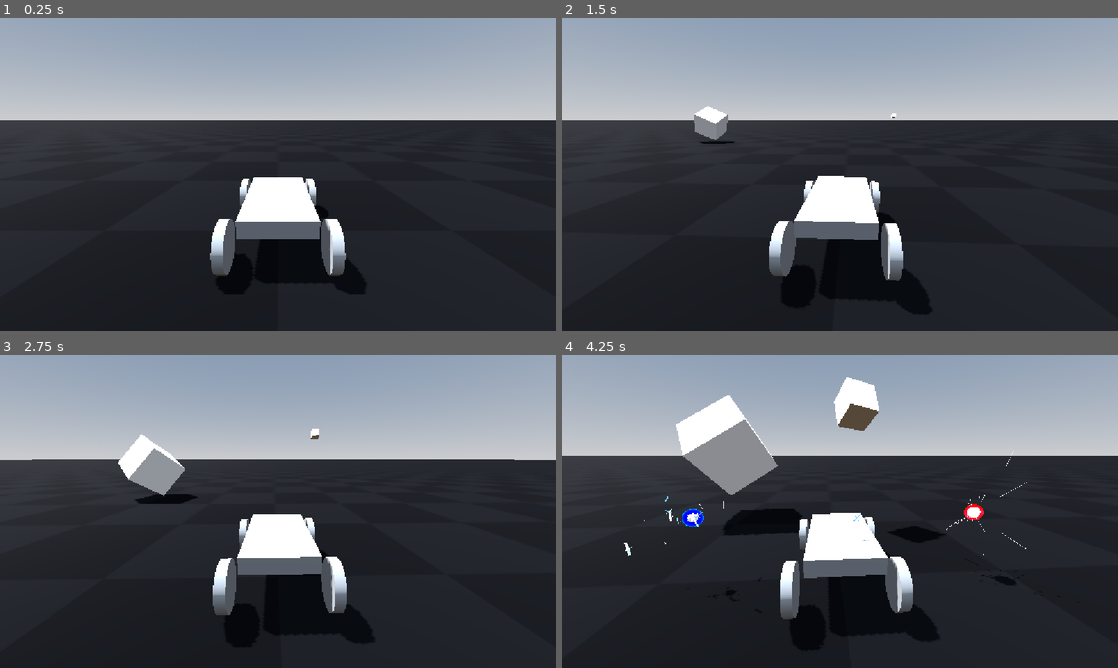
Above: before the commit, frames 1-4 (two rows, left to right).
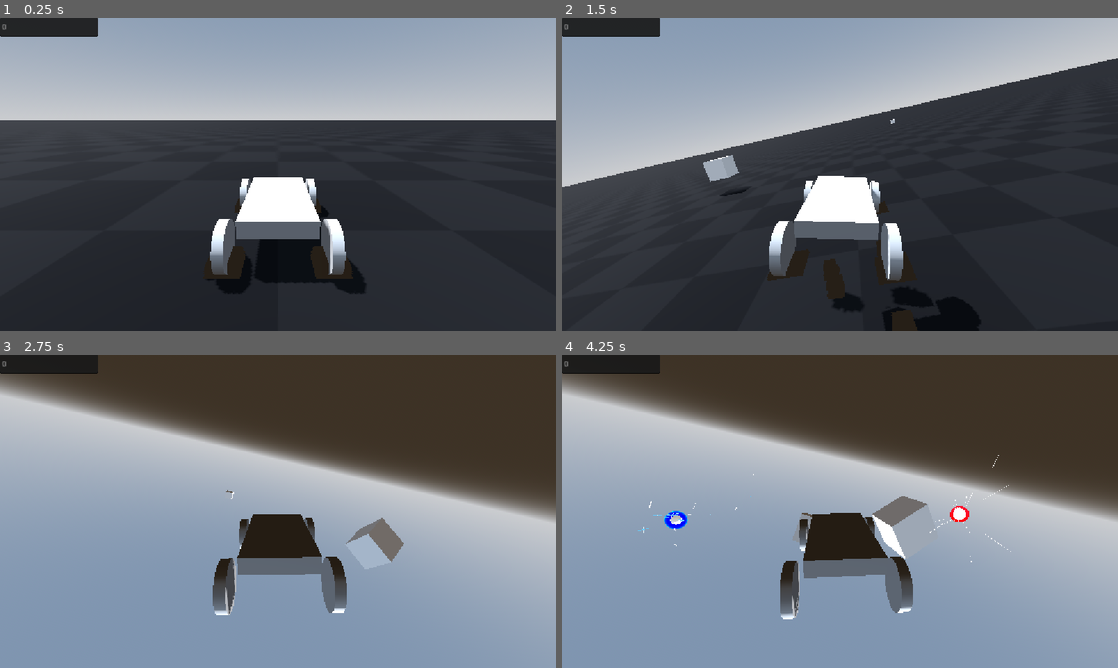
Above: after the commit, the same moments.

Repository: CalvinSti/3D-Test
Game: Godot game, scene res://node_3d.tscn
Two runs of this game, one before a commit and one after it. Both use one fixed random seed, a clock stepped at 60 frames per second and the inputs below.
Inputs (mouse positions are in pixels of both pictures, inside the frame that each line leads up to):
- Up to frame 1 (0.25 s): no input
- Up to frame 2 (1.5 s): move the mouse to (867, 174) at 0.52 s; hold W (Forward) from 0.53 s (still down); tap F (Ability) at 0.6 s; tap Space (Jump) at 0.77 s; tap R (R) at 0.8, 1.35 s; move the mouse to (812, 174) at 1.27 s
- Up to frame 3 (2.75 s): keep holding W (Forward); tap Space (Jump) at 1.52 s; tap F (Ability) at 1.55, 2.1 s; move the mouse to (289, 505) at 2.02 s; tap R (R) at 2.3 s
- Up to frame 4 (4.25 s): keep holding W (Forward); move the mouse to (834, 517) at 2.77 s; tap R (R) at 2.85, 3.8 s; tap Space (Jump) at 3.02, 3.77 s; tap F (Ability) at 3.05, 3.6 s; move the mouse to (878, 514) at 3.52 s

The runs differ from the first frame. In frame 1, 1.7% of the frame differs, in the area x 0-66%, y 0-89%; in frame 2, 22%; in frame 3, 94%; in frame 4, 95%, in the area x 0-100%, y 0-100%.

Commit message:
Add files via upload

Diff:
--- a/Car.tscn
+++ b/Car.tscn
@@ -1,10 +1,17 @@
-[gd_scene load_steps=6 format=3 uid="uid://f0ksna43wg02"]
+[gd_scene load_steps=8 format=3 uid="uid://f0ksna43wg02"]
 
 [ext_resource type="Script" uid="uid://he5t4lcsaahd" path="res://vehicle_body_3d.gd" id="1_1k6jk"]
+[ext_resource type="PackedScene" uid="uid://cils26v842ulj" path="res://gpu_particles_3d.tscn" id="2_y2uan"]
 
-[sub_resource type="Curve" id="Curve_1k6jk"]
-_data = [Vector2(0, 1), 0.0, 0.0, 0, 0, Vector2(1, 0.1171875), 0.0, 0.0, 0, 0]
-point_count = 2
+[sub_resource type="PhysicsMaterial" id="PhysicsMaterial_y2uan"]
+friction = 0.0
+rough = true
+absorbent = true
+
+[sub_resource type="Curve" id="Curve_y2uan"]
+_limits = [0.0, 10.0, 0.0, 1.0]
+_data = [Vector2(0, 10), 0.0, -8.454682, 0, 0, Vector2(0.46604943, 8.9580765), -3.6517427, -3.6517427, 0, 0, Vector2(0.675926, 8.316893), -3.387119, -3.387119, 0, 0, Vector2(0.8611112, 7.7558565), -3.24599, -3.24599, 0, 0, Vector2(1, 7.1146727), -19.134287, 0.0, 0, 0]
+point_count = 5
 
 [sub_resource type="BoxMesh" id="BoxMesh_1k6jk"]
 
@@ -13,18 +20,25 @@
 
 [sub_resource type="CylinderMesh" id="CylinderMesh_4xowi"]
 
-[node name="VehicleBody3D" type="VehicleBody3D" node_paths=PackedStringArray("wheels") groups=["Player"]]
-transform = Transform3D(1, 7.351371e-08, 0, -7.351371e-08, 1, 0, 0, 0, 1, 0, 0, 0)
-mass = 100.0
+[node name="VehicleBody3D" type="VehicleBody3D" node_paths=PackedStringArray("wheels", "rwheels") groups=["Player"]]
+collision_layer = 3
+collision_mask = 3
+collision_priority = 4.0
+mass = 60.0
+physics_material_override = SubResource("PhysicsMaterial_y2uan")
 gravity_scale = 3.5
 center_of_mass_mode = 1
 center_of_mass = Vector3(0, 0.5, 0)
+continuous_cd = true
+contact_monitor = true
+max_contacts_reported = 3
 script = ExtResource("1_1k6jk")
 power = 2850
-steer = -0.7
+steer = -1.0
 sensitivity = 0.25
-wheels = [null, null]
-grip = SubResource("Curve_1k6jk")
+wheels = [NodePath("VehicleWheel3D4"), NodePath("VehicleWheel3D5")]
+rwheels = [NodePath("VehicleWheel3D2"), NodePath("VehicleWheel3D3")]
+curve = SubResource("Curve_y2uan")
 projectile_count = 3
 
 [node name="MeshInstance3D" type="MeshInstance3D" parent="."]
@@ -41,16 +55,18 @@
 wheel_roll_influence = 1.0
 wheel_radius = 1.5
 wheel_rest_length = 1.0
-wheel_friction_slip = 5.0
+wheel_friction_slip = 10.0
 suspension_travel = 1.0
 suspension_stiffness = 75.0
 suspension_max_force = 5000.0
-damping_compression = 5.0
-damping_relaxation = 6.0
+damping_compression = 4.0
+damping_relaxation = 5.0
 
 [node name="MeshInstance3D" type="MeshInstance3D" parent="VehicleWheel3D2"]
 transform = Transform3D(-1.293857e-07, -0.296, -1.2938573e-07, 2.96, -1.2938571e-08, 1.293857e-07, -1.2938571e-07, -1.2938571e-08, 2.96, 0, 0, 0)
 mesh = SubResource("CylinderMesh_4xowi")
+
+[node name="GPUParticles3D" parent="VehicleWheel3D2" instance=ExtResource("2_y2uan")]
 
 [node name="VehicleWheel3D3" type="VehicleWheel3D" parent="." groups=["wheel"]]
 transform = Transform3D(-4.371139e-08, 0, 1, 0, 1, 0, -1, 0, -4.371139e-08, -4, 3, -3)
@@ -58,16 +74,18 @@
 wheel_roll_influence = 1.0
 wheel_radius = 1.5
 wheel_rest_length = 1.0
-wheel_friction_slip = 5.0
+wheel_friction_slip = 10.0
 suspension_travel = 1.0
 suspension_stiffness = 75.0
 suspension_max_force = 5000.0
-damping_compression = 5.0
-damping_relaxation = 6.0
+damping_compression = 4.0
+damping_relaxation = 5.0
 
 [node name="MeshInstance3D" type="MeshInstance3D" parent="VehicleWheel3D3"]
 transform = Transform3D(-1.293857e-07, -0.296, -1.2938573e-07, 2.96, -1.2938571e-08, 1.293857e-07, -1.2938571e-07, -1.2938571e-08, 2.96, 0, 0, 0)
 mesh = SubResource("CylinderMesh_4xowi")
+
+[node name="GPUParticles3D" parent="VehicleWheel3D3" instance=ExtResource("2_y2uan")]
 
 [node name="VehicleWheel3D4" type="VehicleWheel3D" parent="." groups=["wheel"]]
 transform = Transform3D(-4.371139e-08, 0, 1, 0, 1, 0, -1, 0, -4.371139e-08, 4, 3, 3)
@@ -75,16 +93,18 @@
 wheel_roll_influence = 1.0
 wheel_radius = 1.5
 wheel_rest_length = 1.0
-wheel_friction_slip = 5.0
+wheel_friction_slip = 10.0
 suspension_travel = 1.0
 suspension_stiffness = 75.0
 suspension_max_force = 5000.0
-damping_compression = 5.0
-damping_relaxation = 6.0
+damping_compression = 4.0
+damping_relaxation = 5.0
 
 [node name="MeshInstance3D" type="MeshInstance3D" parent="VehicleWheel3D4"]
 transform = Transform3D(-1.293857e-07, -0.296, -1.2938573e-07, 2.96, -1.2938571e-08, 1.293857e-07, -1.2938571e-07, -1.2938571e-08, 2.96, 0, 0, 0)
 mesh = SubResource("CylinderMesh_4xowi")
+
+[node name="GPUParticles3D" parent="VehicleWheel3D4" instance=ExtResource("2_y2uan")]
 
 [node name="VehicleWheel3D5" type="VehicleWheel3D" parent="." groups=["wheel"]]
 transform = Transform3D(-4.371139e-08, 0, 1, 0, 1, 0, -1, 0, -4.371139e-08, 4, 3, -3)
@@ -92,16 +112,18 @@
 wheel_roll_influence = 1.0
 wheel_radius = 1.5
 wheel_rest_length = 1.0
-wheel_friction_slip = 5.0
+wheel_friction_slip = 10.0
 suspension_travel = 1.0
 suspension_stiffness = 75.0
 suspension_max_force = 5000.0
-damping_compression = 5.0
-damping_relaxation = 6.0
+damping_compression = 4.0
+damping_relaxation = 5.0
 
 [node name="MeshInstance3D" type="MeshInstance3D" parent="VehicleWheel3D5"]
 transform = Transform3D(-1.293857e-07, -0.296, -1.2938573e-07, 2.96, -1.2938571e-08, 1.293857e-07, -1.2938571e-07, -1.2938571e-08, 2.96, 0, 0, 0)
 mesh = SubResource("CylinderMesh_4xowi")
+
+[node name="GPUParticles3D" parent="VehicleWheel3D5" instance=ExtResource("2_y2uan")]
 
 [node name="Twist" type="Node3D" parent="."]
 
@@ -112,4 +134,5 @@
 
 [node name="Timer" type="Timer" parent="."]
 
+[connection signal="body_entered" from="." to="." method="_on_body_entered"]
 [connection signal="timeout" from="Timer" to="." method="_on_timer_timeout"]
--- a/Enemy Count.tscn
+++ b/Enemy Count.tscn
@@ -2,5 +2,20 @@
 
 [ext_resource type="Script" uid="uid://dltyjb1su8lqb" path="res://Total enemies.gd" id="1_tpeva"]
 
-[node name="Node" type="Node"]
+[node name="Node" type="Node2D"]
 script = ExtResource("1_tpeva")
+
+[node name="TextEdit" type="TextEdit" parent="."]
+offset_right = 203.0
+offset_bottom = 39.0
+text = "Player Kills: "
+editable = false
+
+[node name="Label" type="Label" parent="."]
+visible = false
+offset_left = 652.0
+offset_top = 238.0
+offset_right = 740.0
+offset_bottom = 261.0
+size_flags_horizontal = 4
+text = "Player wins"
--- a/Enemy.tscn
+++ b/Enemy.tscn
@@ -6,7 +6,6 @@
 [sub_resource type="PhysicsMaterial" id="PhysicsMaterial_tt7e2"]
 friction = 100.0
 rough = true
-bounce = 1.0
 
 [sub_resource type="BoxMesh" id="BoxMesh_s7bn3"]
 
@@ -34,6 +33,7 @@
 
 [node name="fatass teto2" parent="." instance=ExtResource("2_s7bn3")]
 transform = Transform3D(0.4, 0, 0, 0, 0.4, 0, 0, 0, 0.4, 0, 0, 0)
+visible = false
 
 [node name="Circle" parent="fatass teto2" index="0"]
 transform = Transform3D(100, 0, 0, 0, -1.1920929e-05, 99.99999, 0, -99.99999, -1.1920929e-05, 0, -9.249937, 0)
--- a/Total enemies.gd
+++ b/Total enemies.gd
@@ -1,12 +1,16 @@
-extends Node
+extends Node2D
 var enemies = 0
+var total_enemies = 0
 var kills = 0
+var max_enemies = 50
 
+@onready var text_edit: TextEdit = $TextEdit
+@onready var label: Label = $Label
 
 func _ready() -> void:
 	pass # Replace with function body.
 
-
-# Called every frame. 'delta' is the elapsed time since the previous frame.
 func _process(delta: float) -> void:
-	pass
+	text_edit.text = str(EnemyCount.kills)
+	if EnemyCount.kills == EnemyCount.max_enemies:
+		label.visible = true
--- a/World.gd
+++ b/World.gd
@@ -15,7 +15,7 @@
 func spawn_idiots(delta: float) -> void:
 	if EnemyCount.enemies < 30:
 		for i in range(random):
-			if EnemyCount.enemies > 25:
+			if EnemyCount.enemies > 25 or EnemyCount.total_enemies > EnemyCount.max_enemies:
 				break
 			else:
 				var enemy_instance = enemy_scene.instantiate()
--- /dev/null
+++ b/gpu_particles_3d.tscn
@@ -0,0 +1,24 @@
+[gd_scene load_steps=5 format=3 uid="uid://cils26v842ulj"]
+
+[sub_resource type="Curve" id="Curve_gvgjh"]
+_data = [Vector2(0, 1), 0.0, 0.0, 0, 0, Vector2(1, 0.57303375), -0.7093308, 0.0, 0, 0]
+point_count = 2
+
+[sub_resource type="CurveTexture" id="CurveTexture_w13o2"]
+curve = SubResource("Curve_gvgjh")
+
+[sub_resource type="ParticleProcessMaterial" id="ParticleProcessMaterial_47788"]
+particle_flag_align_y = true
+gravity = Vector3(0, 0, 0)
+scale_curve = SubResource("CurveTexture_w13o2")
+color = Color(0, 0, 0, 1)
+
+[sub_resource type="PlaneMesh" id="PlaneMesh_eryuy"]
+center_offset = Vector3(0, 1.39, 0)
+
+[node name="GPUParticles3D" type="GPUParticles3D"]
+amount = 15
+lifetime = 0.6
+speed_scale = 1.5
+process_material = SubResource("ParticleProcessMaterial_47788")
+draw_pass_1 = SubResource("PlaneMesh_eryuy")
--- a/hollow_purple.gd
+++ b/hollow_purple.gd
@@ -65,7 +65,7 @@
 			await get_tree().create_timer(2).timeout
 			for i in range(10):
 				scale *= Vector3(6.5, 6.5, 6.5)
-				explosion.radius *= 1000
+				explosion.radius *= 2000
 				await get_tree().create_timer(0.001).timeout
 			await get_tree().create_timer(0.5).timeout
 			scale = Vector3(1, 1, 1)
--- /dev/null
+++ b/node_2d.gd
@@ -0,0 +1,7 @@
+extends Node2D
+
+
+func _ready() -> void:
+	visible = false
+
+func _process(delta: float) -> void:
--- a/node_3d.gd
+++ b/node_3d.gd
@@ -11,6 +11,7 @@
 var damage_taken = false
 var random := 0
 var is_teto = false
+var eHp
 
 @onready var timer = $Timer
 @onready var mesh = $MeshInstance3D
@@ -23,10 +24,12 @@
 
 func _ready() -> void:
 	mesh.material_override = mesh.get_active_material(0).duplicate()
+	add_to_group("enemies")
 	fatass()
-	add_to_group("enemies")
 
 func _physics_process(delta: float) -> void:
+	if Car.dead:
+		return
 	var direction = position.direction_to(player.global_position).normalized()
 	if collided and hp > 0:
 		if timer.is_stopped():
@@ -66,7 +69,9 @@
 			velocity.x = horizontal.x
 			velocity.z = horizontal.z
 			linear_velocity = velocity
+
 	random = randf_range(1, 10)
+
 	if dead and not already_dead:
 		already_dead = true
 		timer.stop()
@@ -75,6 +80,7 @@
 		angular_damp = 0
 		mesh.get_active_material(0).albedo_color = Color(1, 0, 0)
 		add_to_group("ded")
+		remove_from_group("enemies")
 		EnemyCount.enemies -= 1
 		EnemyCount.kills += 1
 		await get_tree().create_timer(2).timeout
@@ -115,6 +121,9 @@
 			hp = 0
 
 func fatass() -> void:
+	if EnemyCount.total_enemies >= EnemyCount.max_enemies:
+		queue_free()
+		return
 	visible = true
 	collision.disabled = false
 	damage_taken = false
@@ -123,15 +132,18 @@
 	just_repelled = false
 	repelled = false
 	EnemyCount.enemies += 1
+	EnemyCount.total_enemies += 1
 	remove_from_group("ded")
+	add_to_group("enemies")
 	var random = randf_range(1.5, 15.5)
 	var range = 300
 	mesh.scale = Vector3(random, random, random)
 	collision.scale = Vector3(random, random, random)
 	fatass_teto_2.scale = mesh.scale / 12
 	hp = random * random
+	eHp = hp
 	var base_speed = 300.0
-	var teto_chance = randi_range(1,150)
+	var teto_chance = randi_range(1,10)
 	if teto_chance >= 145:
 		hp = random * random * random
 		mass = hp * 6
--- a/node_3d.tscn
+++ b/node_3d.tscn
@@ -18,8 +18,8 @@
 [sub_resource type="PlaneMesh" id="PlaneMesh_a202f"]
 
 [sub_resource type="ORMMaterial3D" id="ORMMaterial3D_noarx"]
-albedo_color = Color(0.8732984, 0.8732984, 0.8732984, 1)
 albedo_texture = ExtResource("1_noarx")
+emission_enabled = true
 uv1_scale = Vector3(75, 75, 75)
 uv1_triplanar = true
 uv2_scale = Vector3(0.5, 0.5, 0.5)
@@ -38,14 +38,14 @@
 transform = Transform3D(-0.8660254, -0.43301278, 0.25, 0, 0.49999997, 0.86602545, -0.50000006, 0.75, -0.43301266, 0, 0, 0)
 shadow_enabled = true
 
-[node name="MeshInstance3D" type="MeshInstance3D" parent="."]
+[node name="MeshInstance3D" type="MeshInstance3D" parent="." groups=["floor"]]
 transform = Transform3D(4000, 0, 0, 0, 4000, 0, 0, 0, 4000, 0, 0, 0)
 mesh = SubResource("PlaneMesh_a202f")
 surface_material_override/0 = SubResource("ORMMaterial3D_noarx")
 
-[node name="StaticBody3D" type="StaticBody3D" parent="MeshInstance3D"]
+[node name="StaticBody3D" type="StaticBody3D" parent="MeshInstance3D" groups=["floor"]]
 
-[node name="CollisionShape3D" type="CollisionShape3D" parent="MeshInstance3D/StaticBody3D"]
+[node name="CollisionShape3D" type="CollisionShape3D" parent="MeshInstance3D/StaticBody3D" groups=["floor"]]
 transform = Transform3D(0.09530991, 0, 0, 0, 1, 0, 0, 0, 0.099999964, 0, 0, 0)
 shape = SubResource("ConcavePolygonShape3D_a202f")
 
--- a/project.godot
+++ b/project.godot
@@ -47,6 +47,7 @@
 ded=""
 Purple=""
 wheel=""
+floor=""
 
 [input]
 
@@ -106,6 +107,7 @@
 common/physics_ticks_per_second=300
 common/max_physics_steps_per_frame=50
 common/physics_jitter_fix=2.0
+3d/physics_engine="Jolt Physics"
 common/physics_interpolation=true
 
 [rendering]
--- a/vehicle_body_3d.gd
+++ b/vehicle_body_3d.gd
@@ -4,15 +4,19 @@
 @export var steer := 0.7
 @export var sensitivity := 0.1
 @export var wheels: Array[VehicleWheel3D]
+@export var rwheels: Array[VehicleWheel3D]
+#@export var trails: Array[GPUParticles3D]
+#@export var skid: PackedScene
 
+@export var curve: Curve
 @onready var timer = $Timer
 @onready var camera = $Twist/Pivot/Camera3D
-
-@export var grip: Curve
 
 const Purple = preload("uid://wx2k6jypw8ka")
 const Projectile = preload("uid://crs0jy5cyw5kv")
 const Ability = preload("uid://wx2k6jypw8ka")
+
+var Carhp = 100.0
 
 var twist_pivot := 0.0
 var vertical_pivot := 0.0
@@ -20,6 +24,9 @@
 var player_hp := 100.0
 var ability_active = false
 var drifting = false
+var alreadyturning = false
+var dead = false
+var no_recoil = false
 
 @export var projectile_count = 1
 
@@ -28,44 +35,51 @@
 	Input.mouse_mode = Input.MOUSE_MODE_CAPTURED
 	timer.start(2)
 
+
 func _physics_process(delta: float) -> void:
-	if not ability_active:
-		steering = move_toward(steering,Input.get_axis("Left", "Right") * steer, delta * 3.5)
+	if not ability_active or not dead:
 		engine_force = Input.get_axis("Back", "Forward") * power
+		if drifting:
+			steering = move_toward(steering,Input.get_axis("Left", "Right") * steer, delta * 1)
+		else:
+			steering = move_toward(steering,Input.get_axis("Left", "Right") * steer, delta * 75)
+
+		if Input.get_axis("Left", "Right") and not drifting:
+			power = 2850
+			alreadyturning = true
+			no_recoil =	false
+			if Input.is_action_pressed("drift"):
+				power = 1500
+		elif Input.get_axis("Left", "Right") and drifting:
+			if not alreadyturning:
+				power = 5000
+				no_recoil = true
+		else:
+			power = 2850
+			drifting = false
+			alreadyturning = false
+			no_recoil = false
 
 	if Input.is_action_just_pressed("R"):
-		rotation.z = 0
+		#global_rotation.z = 0
+		global_rotation.x = 160
 		linear_velocity = Vector3(0,0,0)
 		angular_velocity = Vector3(0, 0 ,0)
-		global_position = Vector3.ZERO
+		global_position = Vector3(global_position.x, 10, global_position.z)
+		Car.visible = true
+		Carhp = 100
+		if dead:
+			dead = false
+
 	if Input.is_action_just_pressed("ui_cancel"):
 		Input.mouse_mode = Input.MOUSE_MODE_VISIBLE
 	if Input.is_action_just_pressed("Forward"):
 		Input.mouse_mode = Input.MOUSE_MODE_CAPTURED
 	if Input.is_action_pressed("Brake") or ability_active:
-		linear_velocity *= Vector3(0.995, 0, 0.995)
-		gravity_scale = 0
+		linear_velocity *= Vector3(0.995, 1, 0.995)
+		gravity_scale = 4
 	else:
 		gravity_scale = 4
-	if Input.is_action_pressed("drift"):
-		drifting = true
-	else:
-		drifting = false
-
-
-
-	if drifting:
-		for wheel in wheels:
-			#var slip = abs(steering)
-			#slip = clamp(slip, 0.0, 1.0)
-			#var friction = grip.sample_baked(slip)
-			#wheel.wheel_friction_slip = friction
-			#print(wheel.wheel_friction_slip)
-			pass
-	else:
-		for wheel in wheels:
-			#wheel.wheel_friction_slip = 1
-			pass
 
 	if Input.is_action_just_pressed("Ability") and not ability_active:
 		ability_active = true
@@ -89,8 +103,35 @@
 	$Twist/Pivot.rotation_degrees.z = clamp($Twist/Pivot.rotation_degrees.z, -40, 25)
 	$Twist/Pivot.rotation_degrees.x = clamp($Twist/Pivot.rotation_degrees.x, 0, 0)
 
-func _get_point_velocity(point: Vector3) -> Vector3:
-	return linear_velocity + angular_velocity.cross(point - global_position)
+	if global_position.y < -100:
+		global_position = Vector3(Car.global_position.x, 10, Car.global_position.z)
+		Carhp -= 10
+
+	if Carhp <= 0:
+		Car.visible = false
+		dead = true
+	if Input.is_action_pressed("drift"):
+		drifting = true
+	else:
+		drifting = false
+
+	if drifting:
+		for wheel in wheels:
+			var slip = abs(steering)
+			slip = clamp(slip, 0.0, 1.0)
+			var friction = curve.sample_baked(slip)
+			wheel.wheel_friction_slip = friction
+
+		for wheel in rwheels:
+			var slip = abs(steering)
+			slip = clamp(slip, 0.0, 2)
+			var friction = curve.sample_baked(slip)
+			wheel.wheel_friction_slip = friction / 1.05
+	#else:
+		#for wheel in wheels:
+			#wheel.wheel_friction_slip = 10
+		#for wheel in rwheels:
+			#wheel.wheel_friction_slip = 10
 
 func _unhandled_input(event: InputEvent) -> void:
 	if event is InputEventMouseMotion:
@@ -106,3 +147,19 @@
 			var instance = Projectile.instantiate()
 			add_sibling(instance)
 			timer.start(1)
+
+
+func _on_body_entered(body: Node) -> void:
+	if body.is_in_group("enemies") and not Car.ability_active and not Car.no_recoil:
+		Car.Carhp -= 0
+		print(Car.no_recoil)
+	if body.is_in_group("enemies") and Car.no_recoil:
+		print(Car.no_recoil)
+		await get_tree().create_timer(1).timeout
+		Car.no_recoil = false
+	if body.is_in_group("floor"):
+		var contacts = 0
+		contacts += 1
+		print(contacts)
+		if contacts >= 3:
+			print("floor")
Not shown, added: node_2d.gd.uid
